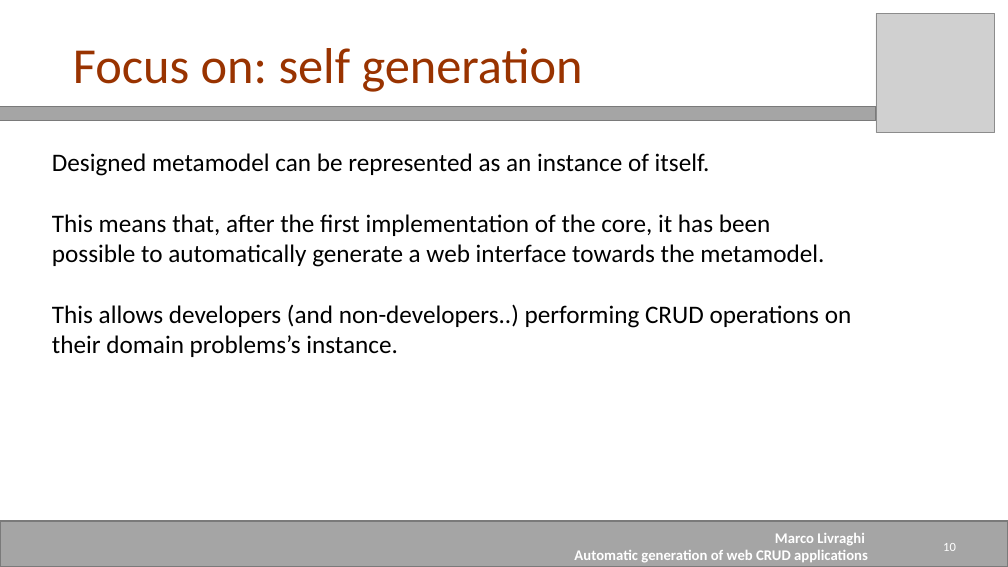
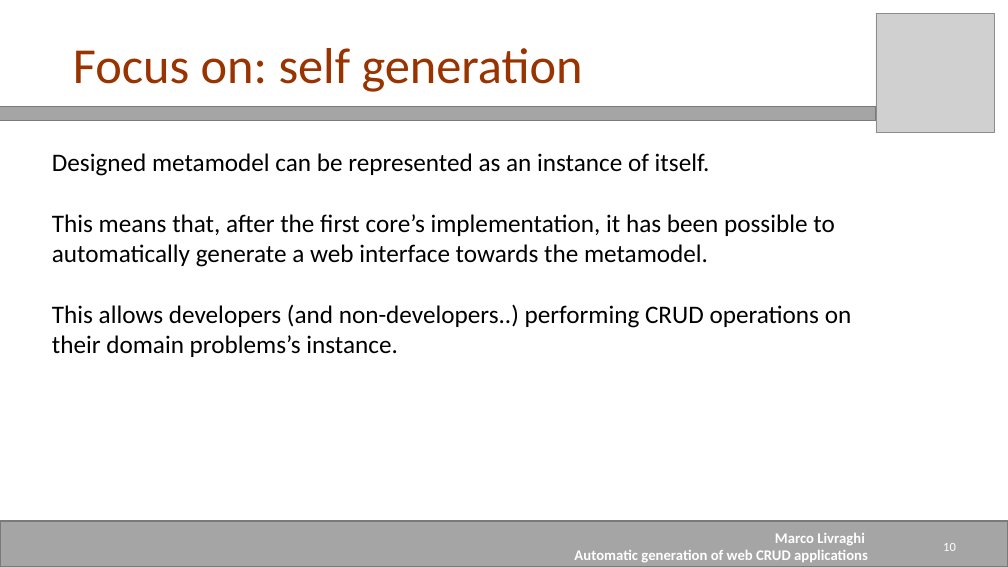
Before and after one commit to mrclivraghi/Anggen, a slide deck: slide 10 of Documentation/Presentation_Livraghi.pptx. Drawn at 1008x567 pixels with LibreOffice and Linux fonts; fonts in the diff are those of the drawing; grey boxes stand for pictures. Boxes give left, top, right and bottom in pixels: in the first picture for what was removed or moved away, otherwise in the second. Text is boxed around its words. In the diff, an @@ line names an element or a change of style, - is before the commit and + after.

```diff
--- a/Documentation/Presentation_Livraghi.pptx
+++ b/Documentation/Presentation_Livraghi.pptx
@@ text at bbox=[52, 214, 834, 267]: text changed @@
-This means that, after the first implementation of the core, it has been possible to automatically generate a web interface towards the metamodel.
+This means that, after the first core’s implementation, it has been possible to automatically generate a web interface towards the metamodel.
```
Also in this commit, not shown: 2 other slides changed, 1 other file.
